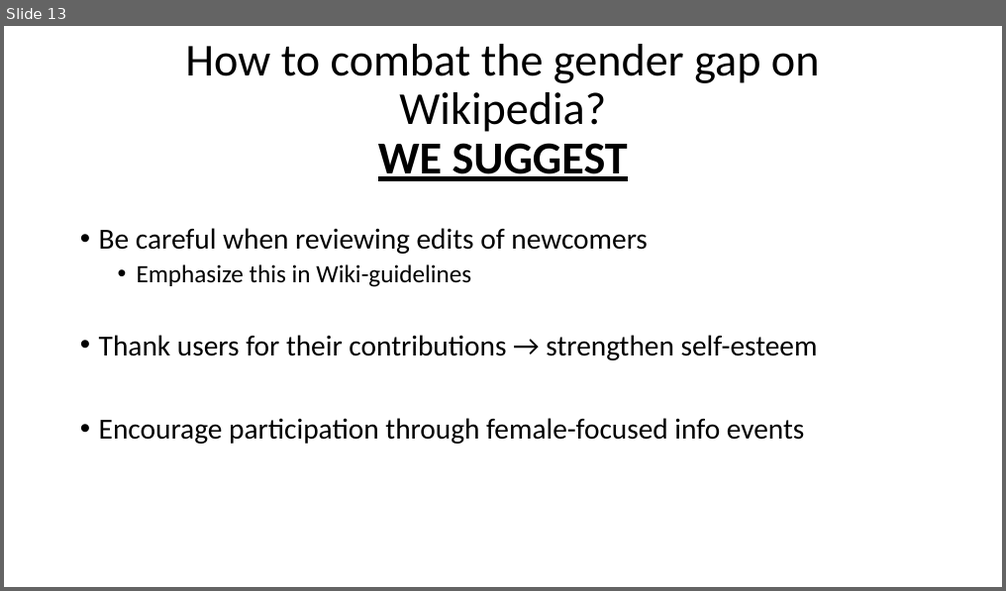
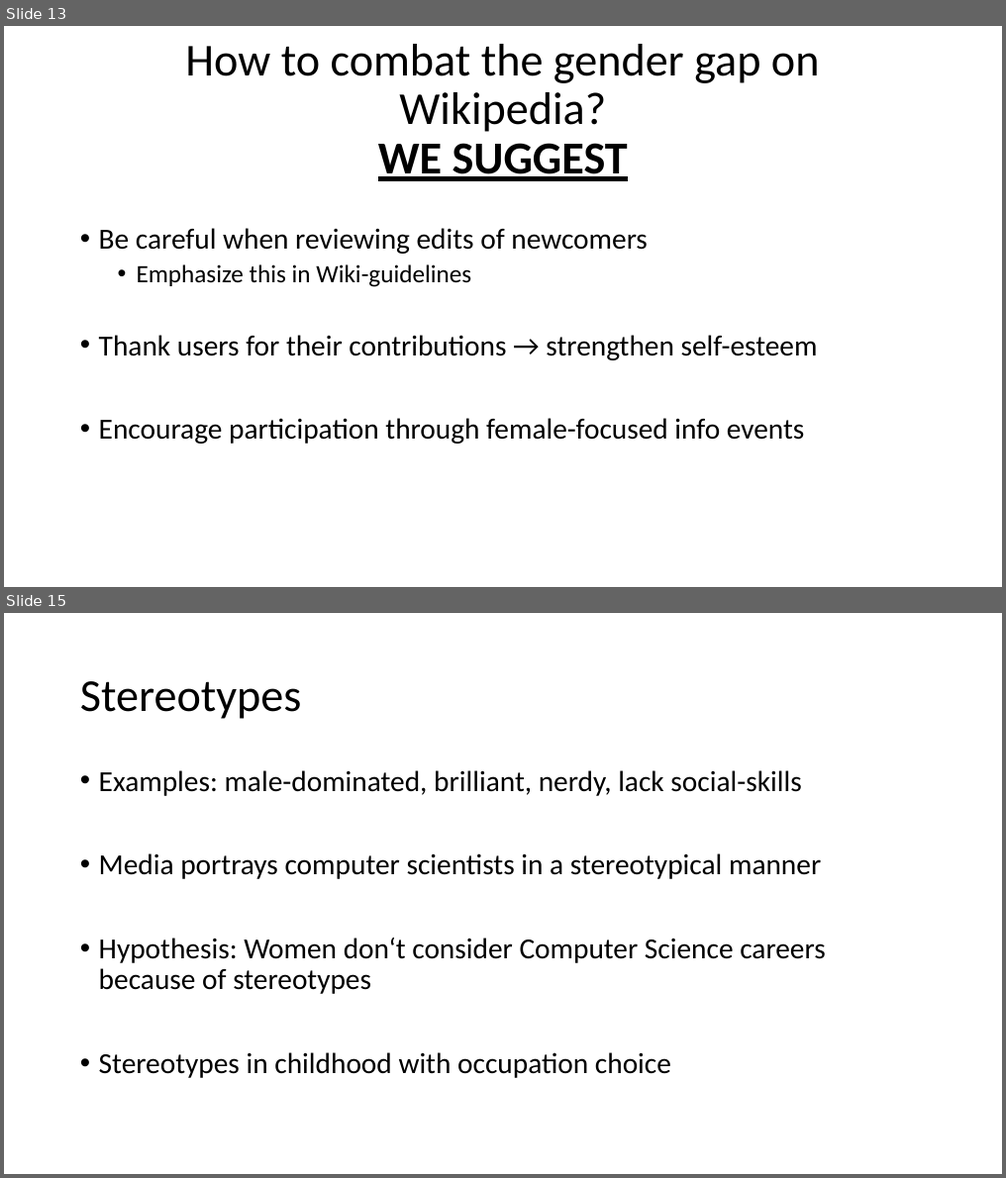
Before and after one commit to EvaJobst/FOT-Paper, a slide deck: Paper - Presentation.pptx. Shown one above the other, each under a label of ours: slide 13 before the commit, slides 13 and 15 after it; the slides between them are not shown. The pictures are 1006x591 and 1006x1178 pixels, drawn with LibreOffice and Linux fonts; fonts in the diff are those of the drawing. Boxes give left, top, right and bottom in pixels: in the first picture for what was removed or moved away, otherwise in the second. Text is boxed around its words. In the diff, an @@ line names an element or a change of style, - is before the commit and + after.

Commit message:
Added Female Participants in CS & Women in FLOSS to presentation

```diff
--- a/Paper - Presentation.pptx
+++ b/Paper - Presentation.pptx
@@ slide 15 added at (4, 613, 1002, 1174), background #FFFFFF @@
@@ title added at (80, 681, 302, 719), 44 pt, text #000000 @@
+Stereotypes
@@ text added at (99, 770, 826, 1078), 28 pt, text #000000 @@
+• Examples: male-dominated, brilliant, nerdy, lack social-skills
+• Media portrays computer scientists in a stereotypical manner
+• Hypothesis: Women don‘t consider Computer Science careers because of stereotypes
+• Stereotypes in childhood with occupation choice
```
Also in this commit, not shown: 5 other slides added.
